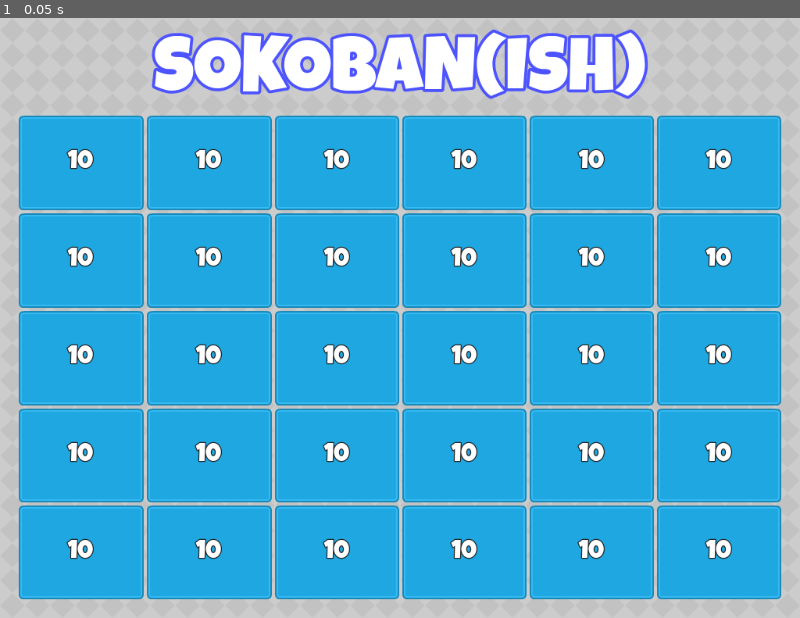
Above: before the commit, frame 1.
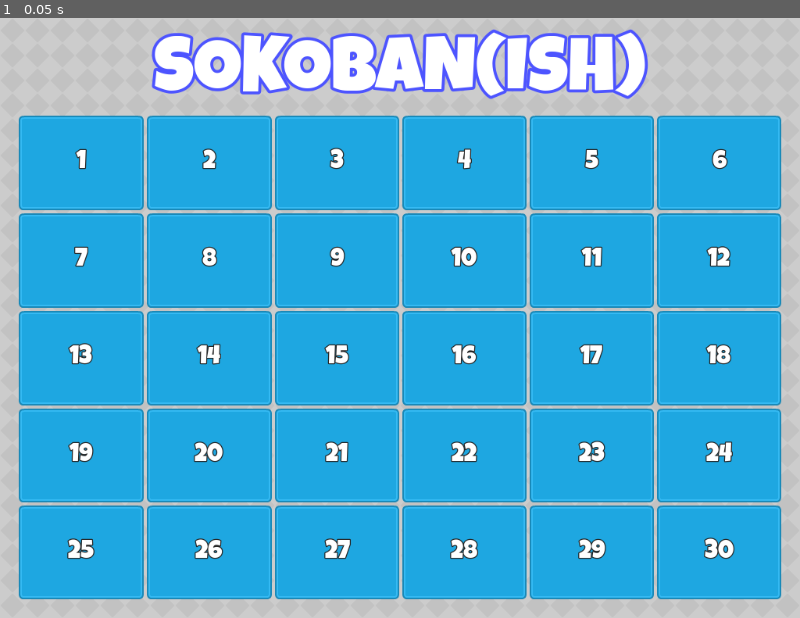
Above: after the commit, the same moment.

Repository: Babrakov/sokoban
Game: Godot game, scene res://Scenes/main/main.tscn
The game is run twice, just before and just after one commit, with the same random seed, the same clock (stepped at 60 frames per second) and the same inputs.
Inputs:
- Up to frame 1 (0.05 s): no input

The runs differ from the first frame. In frame 1, 2.1% of the frame differs, in the area x 8-92%, y 21-91%.

Commit message:
Level Scene

Diff:
--- /dev/null
+++ b/Scenes/level/level.tscn
@@ -0,0 +1,17 @@
+[gd_scene load_steps=2 format=3 uid="uid://dsntpwfkmw44n"]
+
+[ext_resource type="Texture2D" uid="uid://cpb7vbcgsis1l" path="res://assets/Purple.png" id="1_rryxc"]
+
+[node name="Level" type="Node2D"]
+
+[node name="CanvasLayer" type="CanvasLayer" parent="."]
+layer = -1
+
+[node name="TextureRect" type="TextureRect" parent="CanvasLayer"]
+anchors_preset = 15
+anchor_right = 1.0
+anchor_bottom = 1.0
+grow_horizontal = 2
+grow_vertical = 2
+texture = ExtResource("1_rryxc")
+stretch_mode = 1
--- /dev/null
+++ b/Scenes/level_button/level_button.gd
@@ -0,0 +1,14 @@
+extends NinePatchRect
+
+class_name LevelButton
+
+@onready var level_label: Label = $LevelLabel
+
+var _level_number: String = "99"
+
+# Called when the node enters the scene tree for the first time.
+func _ready() -> void:
+	level_label.text = _level_number
+
+func setup(ln: String) -> void:
+	_level_number = ln
--- a/Scenes/level_button/level_button.tscn
+++ b/Scenes/level_button/level_button.tscn
@@ -1,7 +1,8 @@
-[gd_scene load_steps=5 format=3 uid="uid://ng7afwmbn55k"]
+[gd_scene load_steps=6 format=3 uid="uid://ng7afwmbn55k"]
 
 [ext_resource type="Texture2D" uid="uid://s8ruw7kma7ei" path="res://assets/blue_panel.png" id="1_emb1w"]
 [ext_resource type="FontFile" uid="uid://6c0jkc2j2ffm" path="res://assets/LuckiestGuy-Regular.ttf" id="2_5vrgm"]
+[ext_resource type="Script" path="res://Scenes/level_button/level_button.gd" id="2_8hk3u"]
 [ext_resource type="Texture2D" uid="uid://mtcs11wq0xsf" path="res://assets/green_checkmark.png" id="3_pwdgj"]
 
 [sub_resource type="LabelSettings" id="LabelSettings_l80uh"]
@@ -21,6 +22,7 @@
 patch_margin_top = 8
 patch_margin_right = 8
 patch_margin_bottom = 8
+script = ExtResource("2_8hk3u")
 
 [node name="LevelLabel" type="Label" parent="."]
 layout_mode = 1
--- /dev/null
+++ b/Scenes/main/main.gd
@@ -0,0 +1,18 @@
+extends Control
+
+const LEVELS_COUNT: int = 30
+const LEVEL_BUTTON = preload("res://Scenes/level_button/level_button.tscn")
+
+@onready var grid_container: GridContainer = $MC/VB/GridContainer
+
+# Called when the node enters the scene tree for the first time.
+func _ready() -> void:
+	setup_grid()
+
+
+# Called every frame. 'delta' is the elapsed time since the previous frame.
+func setup_grid() -> void:
+	for level in range(LEVELS_COUNT):
+		var lb: LevelButton = LEVEL_BUTTON.instantiate()
+		lb.setup(str(level+1))
+		grid_container.add_child(lb)
--- a/Scenes/main/main.tscn
+++ b/Scenes/main/main.tscn
@@ -1,8 +1,8 @@
 [gd_scene load_steps=4 format=3 uid="uid://c3lluexol8ic"]
 
 [ext_resource type="Texture2D" uid="uid://b8gwd7kh6or0t" path="res://assets/Gray.png" id="1_lbni7"]
+[ext_resource type="Script" path="res://Scenes/main/main.gd" id="1_orbs3"]
 [ext_resource type="LabelSettings" uid="uid://b0xbt1pdelxsi" path="res://Resources/TitleLabel96.tres" id="2_3hi0e"]
-[ext_resource type="PackedScene" uid="uid://ng7afwmbn55k" path="res://Scenes/level_button/level_button.tscn" id="3_t2073"]
 
 [node name="Main" type="Control"]
 layout_mode = 3
@@ -11,6 +11,7 @@
 anchor_bottom = 1.0
 grow_horizontal = 2
 grow_vertical = 2
+script = ExtResource("1_orbs3")
 
 [node name="TextureRect" type="TextureRect" parent="."]
 layout_mode = 1
@@ -48,93 +49,3 @@
 layout_mode = 2
 size_flags_vertical = 3
 columns = 6
-
-[node name="LevelButton" parent="MC/VB/GridContainer" instance=ExtResource("3_t2073")]
-layout_mode = 2
-
-[node name="LevelButton2" parent="MC/VB/GridContainer" instance=ExtResource("3_t2073")]
-layout_mode = 2
-
-[node name="LevelButton3" parent="MC/VB/GridContainer" instance=ExtResource("3_t2073")]
-layout_mode = 2
-
-[node name="LevelButton4" parent="MC/VB/GridContainer" instance=ExtResource("3_t2073")]
-layout_mode = 2
-
-[node name="LevelButton5" parent="MC/VB/GridContainer" instance=ExtResource("3_t2073")]
-layout_mode = 2
-
-[node name="LevelButton6" parent="MC/VB/GridContainer" instance=ExtResource("3_t2073")]
-layout_mode = 2
-
-[node name="LevelButton7" parent="MC/VB/GridContainer" instance=ExtResource("3_t2073")]
-layout_mode = 2
-
-[node name="LevelButton8" parent="MC/VB/GridContainer" instance=ExtResource("3_t2073")]
-layout_mode = 2
-
-[node name="LevelButton9" parent="MC/VB/GridContainer" instance=ExtResource("3_t2073")]
-layout_mode = 2
-
-[node name="LevelButton10" parent="MC/VB/GridContainer" instance=ExtResource("3_t2073")]
-layout_mode = 2
-
-[node name="LevelButton11" parent="MC/VB/GridContainer" instance=ExtResource("3_t2073")]
-layout_mode = 2
-
-[node name="LevelButton12" parent="MC/VB/GridContainer" instance=ExtResource("3_t2073")]
-layout_mode = 2
-
-[node name="LevelButton13" parent="MC/VB/GridContainer" instance=ExtResource("3_t2073")]
-layout_mode = 2
-
-[node name="LevelButton14" parent="MC/VB/GridContainer" instance=ExtResource("3_t2073")]
-layout_mode = 2
-
-[node name="LevelButton15" parent="MC/VB/GridContainer" instance=ExtResource("3_t2073")]
-layout_mode = 2
-
-[node name="LevelButton16" parent="MC/VB/GridContainer" instance=ExtResource("3_t2073")]
-layout_mode = 2
-
-[node name="LevelButton17" parent="MC/VB/GridContainer" instance=ExtResource("3_t2073")]
-layout_mode = 2
-
-[node name="LevelButton18" parent="MC/VB/GridContainer" instance=ExtResource("3_t2073")]
-layout_mode = 2
-
-[node name="LevelButton19" parent="MC/VB/GridContainer" instance=ExtResource("3_t2073")]
-layout_mode = 2
-
-[node name="LevelButton20" parent="MC/VB/GridContainer" instance=ExtResource("3_t2073")]
-layout_mode = 2
-
-[node name="LevelButton21" parent="MC/VB/GridContainer" instance=ExtResource("3_t2073")]
-layout_mode = 2
-
-[node name="LevelButton22" parent="MC/VB/GridContainer" instance=ExtResource("3_t2073")]
-layout_mode = 2
-
-[node name="LevelButton23" parent="MC/VB/GridContainer" instance=ExtResource("3_t2073")]
-layout_mode = 2
-
-[node name="LevelButton24" parent="MC/VB/GridContainer" instance=ExtResource("3_t2073")]
-layout_mode = 2
-
-[node name="LevelButton25" parent="MC/VB/GridContainer" instance=ExtResource("3_t2073")]
-layout_mode = 2
-
-[node name="LevelButton26" parent="MC/VB/GridContainer" instance=ExtResource("3_t2073")]
-layout_mode = 2
-
-[node name="LevelButton27" parent="MC/VB/GridContainer" instance=ExtResource("3_t2073")]
-layout_mode = 2
-
-[node name="LevelButton28" parent="MC/VB/GridContainer" instance=ExtResource("3_t2073")]
-layout_mode = 2
-
-[node name="LevelButton29" parent="MC/VB/GridContainer" instance=ExtResource("3_t2073")]
-layout_mode = 2
-
-[node name="LevelButton30" parent="MC/VB/GridContainer" instance=ExtResource("3_t2073")]
-layout_mode = 2
